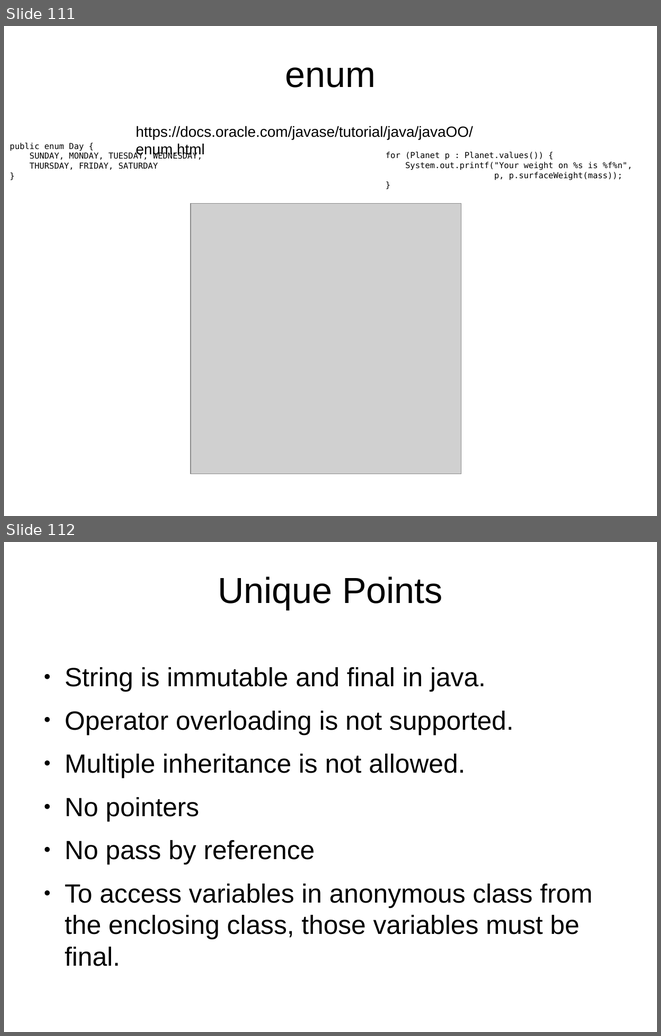
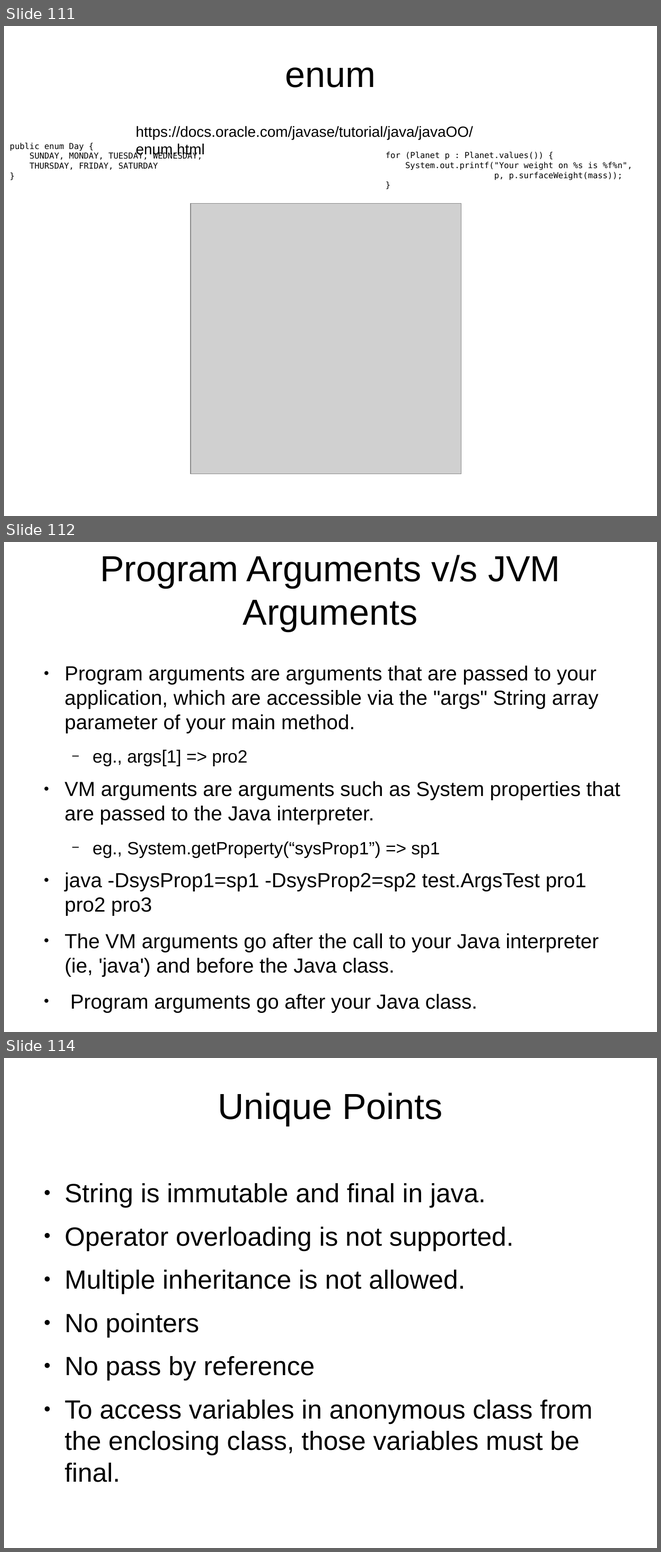
Before and after one commit to shikha-desai/Internship_PreWork, a slide deck: Java/Java_Notes.odp. Shown one above the other, each under a label of ours: slides 111 and 112 before the commit, slides 111, 112 and 114 after it; the slides between them are not shown. The pictures are 661x1036 and 661x1552 pixels, drawn with LibreOffice and Linux fonts; fonts in the diff are those of the drawing; grey boxes stand for pictures; background and template pictures are left out. Boxes give left, top, right and bottom in pixels: in the first picture for what was removed or moved away, otherwise in the second. Text is boxed around its words. In the diff, an @@ line names an element or a change of style, - is before the commit and + after.

```diff
--- a/Java/Java_Notes.odp
+++ b/Java/Java_Notes.odp
@@ slide 112 added at [4, 542, 657, 1032], background picture (left out) @@
@@ title added at [100, 555, 560, 631], 44 pt, text #000000 @@
+Program Arguments v/s JVM Arguments
@@ text added at [64, 665, 620, 1013], 24.8 pt, text #000000 @@
+● Program arguments are arguments that are passed to your application, which are accessible via the "args" String array parameter of your main method.
+  − eg., args[1] => pro2
+● VM arguments are arguments such as System properties that are passed to the Java interpreter.
+  − eg., System.getProperty(“sysProp1”) => sp1
+● java -DsysProp1=sp1 -DsysProp2=sp2 test.ArgsTest pro1 pro2 pro3
+● The VM arguments go after the call to your Java interpreter (ie, 'java') and before the Java class.
+● Program arguments go after your Java class.
@@ what was slide 112 is now slide 114 @@
```
Also in this commit, not shown: 1 other slide added, 3 other files.
